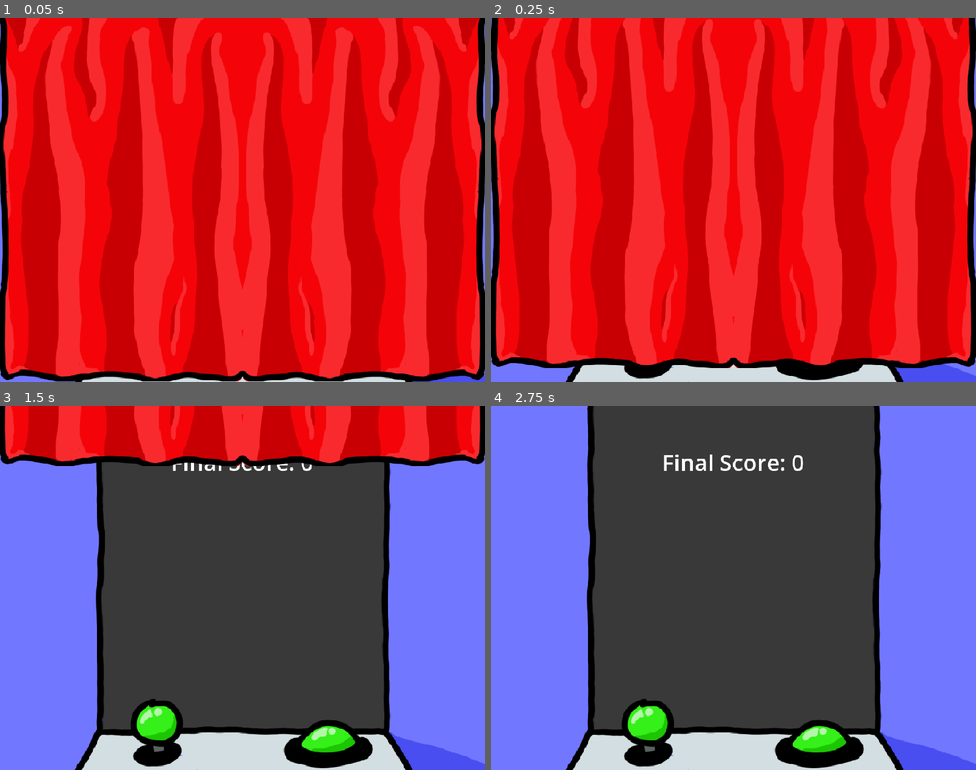
Above: before the commit, frames 1-4 (two rows, left to right).
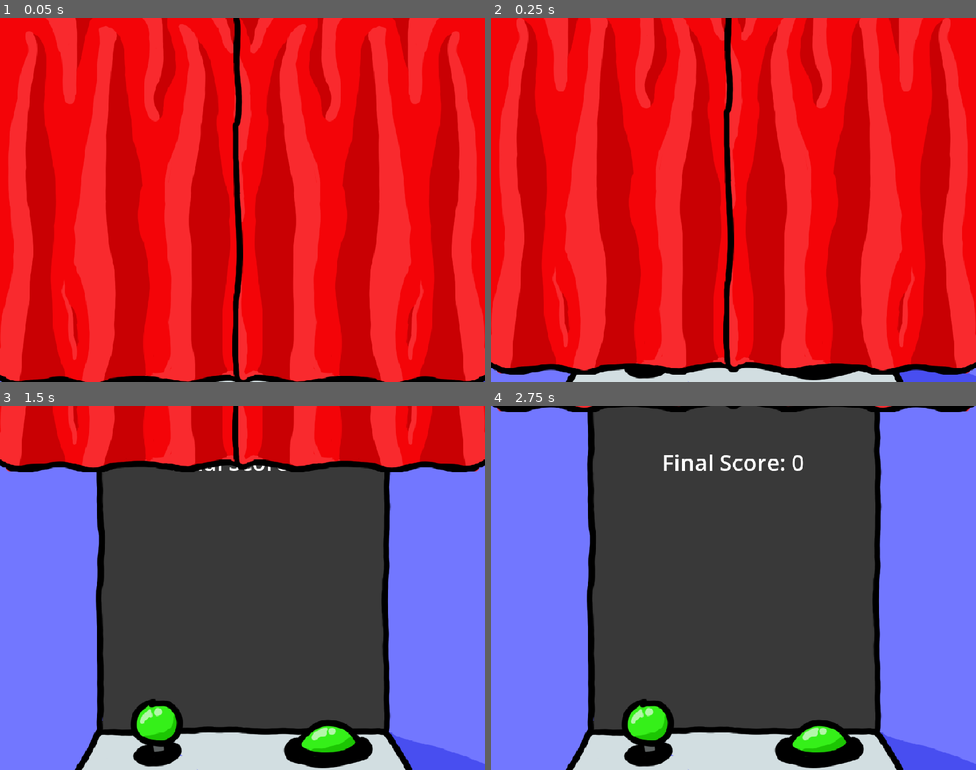
Above: after the commit, the same moments.

Repository: lostintransit0/Paw-Machine
Game: Godot game, scene res://Scenes/Endscreen.tscn
Two runs of this game, one before a commit and one after it. Both use one fixed random seed, a clock stepped at 60 frames per second and the inputs below. This scene is started directly instead of the project's main scene.
Inputs:
- Up to frame 1 (0.05 s): no input
- Up to frame 2 (0.25 s): no input
- Up to frame 3 (1.5 s): hold D (right) 0.53-1.28 s; hold Space (ClawDown) from 1.28 s (still down)
- Up to frame 4 (2.75 s): release Space (ClawDown) at 2.03 s; hold D (right) from 2.03 s (still down)

The runs differ from the first frame. In frame 1, 62% of the frame differs, in the area x 0-100%, y 0-100%; in frame 2, 61%; in frame 3, 10%; in frame 4, 0.9%.

Commit message:
curtain fix

Diff:
--- a/Scenes/Endscreen.tscn
+++ b/Scenes/Endscreen.tscn
@@ -1,7 +1,7 @@
 [gd_scene format=3 uid="uid://csxdricg44p8u"]
 
-[ext_resource type="Script" uid="uid://dty5n2jehqqpq" path="res://Scripts/endscreen.gd" id="1_engki"]
-[ext_resource type="Texture2D" uid="uid://col1sfq5nxnqa" path="res://OtherSprites/curtain.webp" id="2_engki"]
+[ext_resource type="Script" path="res://Scripts/endscreen.gd" id="1_engki"]
+[ext_resource type="Texture2D" uid="uid://b8bxshsdunyap" path="res://OtherSprites/Curtain.png" id="2_c2nge"]
 [ext_resource type="Texture2D" uid="uid://cdexkoi0y1mi4" path="res://OtherSprites/game-boarder.png" id="3_c2nge"]
 
 [sub_resource type="Animation" id="Animation_ho0mf"]
@@ -80,9 +80,7 @@
 anchor_bottom = 1.0
 offset_right = 432.0
 grow_vertical = 2
-texture = ExtResource("2_engki")
-expand_mode = 1
-flip_h = true
+texture = ExtResource("2_c2nge")
 
 [node name="TextureRect2" type="TextureRect" parent="CanvasLayer/Control/Control" unique_id=1887299725]
 layout_mode = 1
@@ -93,8 +91,8 @@
 offset_left = -432.0
 grow_horizontal = 0
 grow_vertical = 2
-texture = ExtResource("2_engki")
-expand_mode = 1
+texture = ExtResource("2_c2nge")
+flip_h = true
 
 [node name="AnimationPlayer" type="AnimationPlayer" parent="CanvasLayer" unique_id=194579306]
 libraries/ = SubResource("AnimationLibrary_c2nge")
--- a/Scenes/Main.tscn
+++ b/Scenes/Main.tscn
@@ -1,7 +1,7 @@
 [gd_scene format=3 uid="uid://bvussugex6ape"]
 
 [ext_resource type="Script" uid="uid://b5sjodfx8e5sl" path="res://Scripts/UImanager.gd" id="1_v1gob"]
-[ext_resource type="Texture2D" uid="uid://col1sfq5nxnqa" path="res://OtherSprites/curtain.webp" id="2_bmxlf"]
+[ext_resource type="Texture2D" uid="uid://b8bxshsdunyap" path="res://OtherSprites/Curtain.png" id="2_bmxlf"]
 [ext_resource type="Script" uid="uid://m5503g4y03qj" path="res://Scripts/Player.gd" id="2_jw32o"]
 [ext_resource type="Texture2D" uid="uid://btss2ebdxejvs" path="res://OtherSprites/rope.png" id="3_50glp"]
 [ext_resource type="AudioStream" uid="uid://cgkaa5s02lr2p" path="res://curtain.mp3" id="3_bmxlf"]
@@ -24,7 +24,7 @@
 "times": PackedFloat32Array(0, 2),
 "transitions": PackedFloat32Array(1, 1),
 "update": 0,
-"values": [Vector2(-432, 0), Vector2(0, 0)]
+"values": [Vector2(-464, 0), Vector2(0, 0)]
 }
 tracks/1/type = "value"
 tracks/1/imported = false
@@ -63,7 +63,7 @@
 "times": PackedFloat32Array(0),
 "transitions": PackedFloat32Array(1),
 "update": 0,
-"values": [Vector2(-432, 0)]
+"values": [Vector2(-450, 0)]
 }
 tracks/1/type = "value"
 tracks/1/imported = false
@@ -257,18 +257,16 @@
 libraries/ = SubResource("AnimationLibrary_4kpch")
 
 [node name="Curtainleft" type="TextureRect" parent="CanvasLayer" unique_id=1123934057]
-offset_left = -432.0
-offset_bottom = 648.0
+offset_left = -450.0
+offset_bottom = 670.0
 texture = ExtResource("2_bmxlf")
-expand_mode = 1
-flip_h = true
 
 [node name="Curtainright" type="TextureRect" parent="CanvasLayer" unique_id=1817944478]
 offset_left = 864.0
-offset_right = 1296.0002
-offset_bottom = 648.0
+offset_right = 1314.0015
+offset_bottom = 670.0
 texture = ExtResource("2_bmxlf")
-expand_mode = 1
+flip_h = true
 
 [node name="curtain" type="AudioStreamPlayer" parent="CanvasLayer" unique_id=1983767004]
 stream = ExtResource("3_bmxlf")
Binary file changed: OtherSprites/Curtain.png
